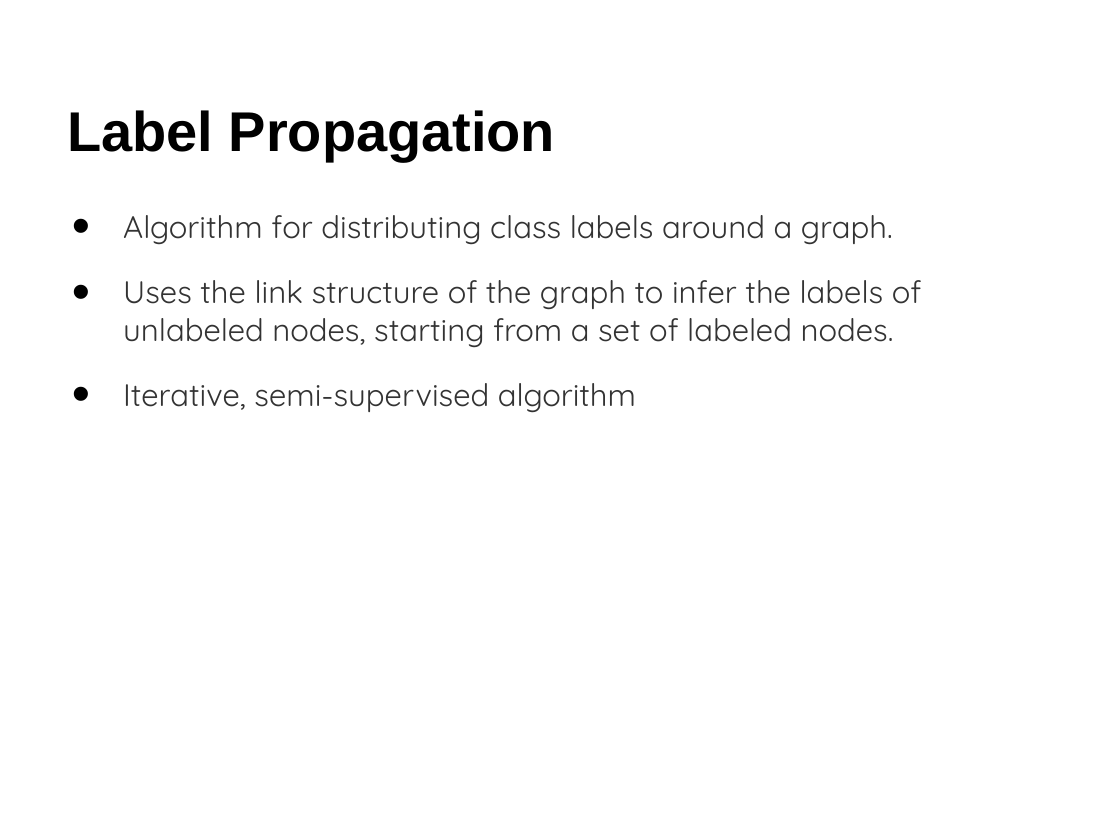
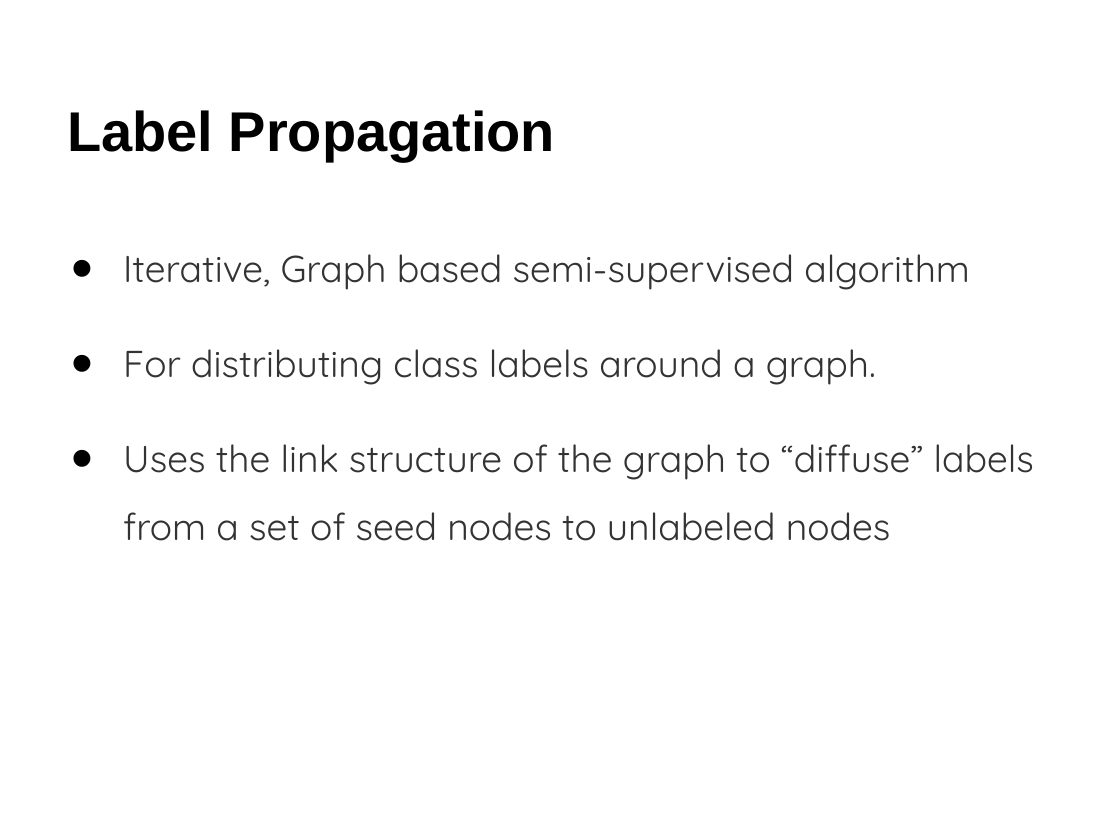
Before and after one commit to raptros/gmm-project-2012, a slide deck: slide 9 of presentation/gmm-2012-presentation.pptx (slide 10 before the commit). Drawn at 1120x840 pixels with LibreOffice and Linux fonts; fonts in the diff are those of the drawing. Boxes give left, top, right and bottom in pixels: in the first picture for what was removed or moved away, otherwise in the second. Text is boxed around its words. In the diff, an @@ line names an element or a change of style, - is before the commit and + after.

```diff
--- a/presentation/gmm-2012-presentation.pptx
+++ b/presentation/gmm-2012-presentation.pptx
@@ text at (123, 254, 1034, 541): text changed; size 20 to 24 pt @@
-• Algorithm for distributing class labels around a graph.
-• Uses the link structure of the graph to infer the labels of unlabeled nodes, starting from a set of labeled nodes.
-• Iterative, semi-supervised algorithm
+• Iterative, Graph based semi-supervised algorithm
+• For distributing class labels around a graph.
+• Uses the link structure of the graph to “diffuse” labels from a set of seed nodes to unlabeled nodes
```
Also in this commit, not shown: 11 other slides changed, 2 slides added, 2 slides removed.
